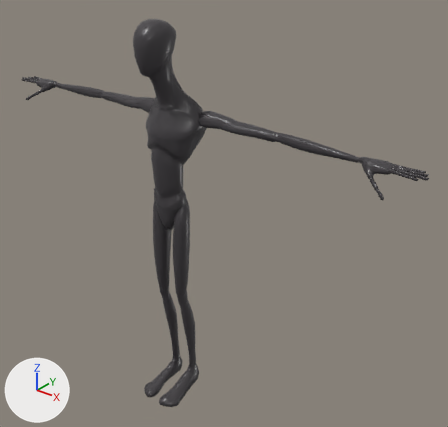
An edit to the glTF model public/models/bacterie.glb, drawn before and after from the same camera.
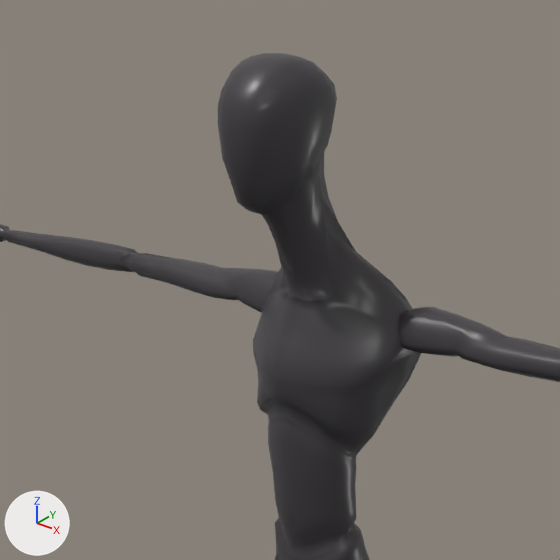
Old and new are each drawn whole from a 50 mm camera at (2.135, -2.2, 2.416) aimed at (0.219, 0.194, 0.932) and again close up on the part from 12% to 57% of the width and 0% to 48% of the height. The axes (+X, +Y, +Z) are drawn at lower left. The lights are the same throughout. The last two pictures show the newer version. Vertices at exactly the same position are counted once.

In view in the first close-up: 'Corps'.
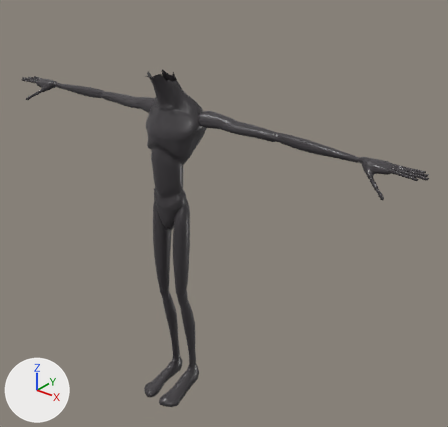
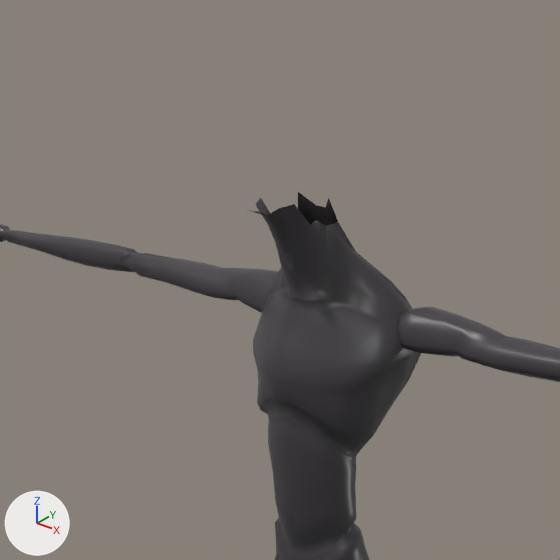
Patch to the scene script:
```diff
--- a/public/models/bacterie.glb.py
+++ b/public/models/bacterie.glb.py
@@ me_mannequin_001 @@
 # used by ob_corps; location = (0.0, 0.0, 0.0)
-me_mannequin_001.from_pydata(...)  # 7011 vertices, 13757 faces; spans x -1.34..1.34, y -0.21..0.15, z -0.25..1.97
+me_mannequin_001.from_pydata(...)  # 6842 vertices, 13398 faces; spans x -1.34..1.34, y -0.21..0.15, z -0.25..1.72
+# me_mannequin_001 part 1
+# 169 vertices are removed from x -0.09..0.09, y -0.17..0.05, z 1.72..1.97
+# 359 faces are deleted
 me_mannequin_001.materials.append(mat_peau)
```

What differs and where, as boxes (x1, y1, x2, y2) in the close-ups (560 x 560 px):
'Corps', reshaped
    before: (0, 53, 560, 560)
    after: (0, 192, 560, 560)
part 1 of me_mannequin_001, deleted
    before: (218, 53, 338, 226)
